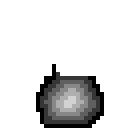
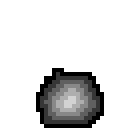
Comparing the layer stacks of the two 128×128 images. Changes:
painted on "Layer 3" over left=52, top=64, right=92, bottom=76
